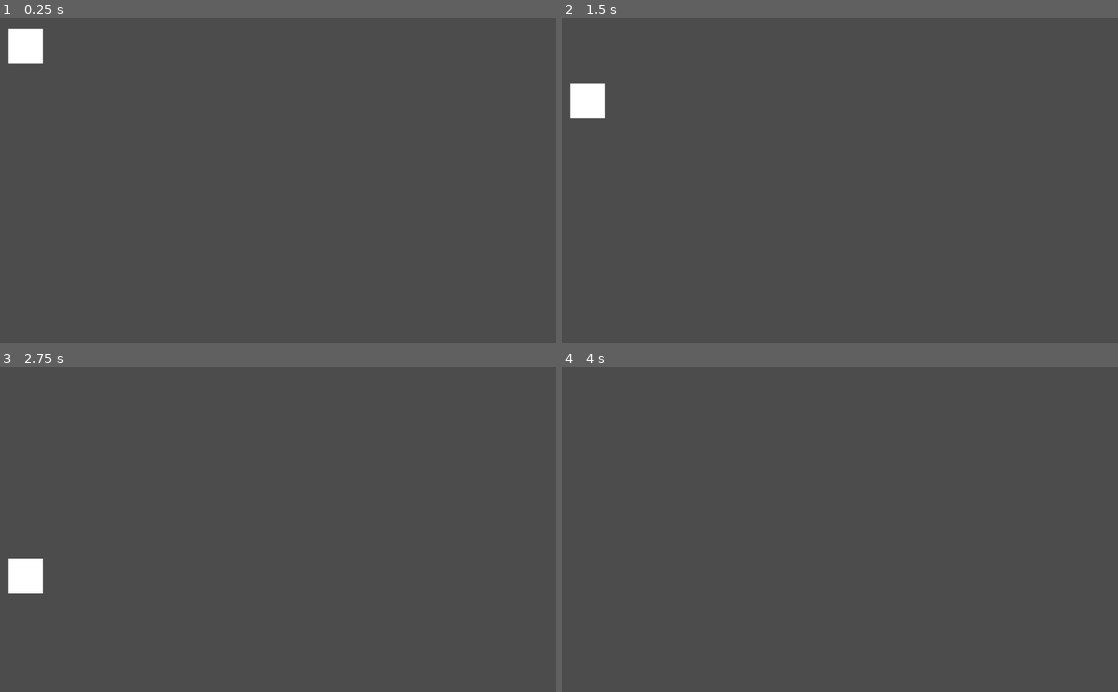
Above: before the commit, frames 1-4 (two rows, left to right).
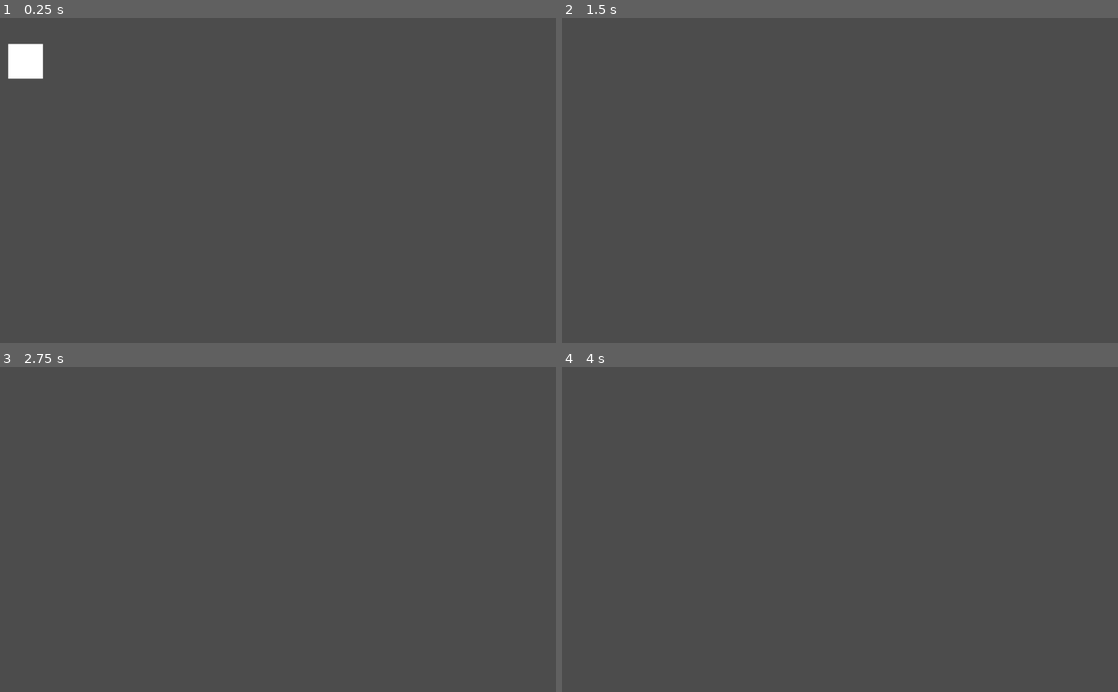
Above: after the commit, the same moments.

Repository: ther0n/Blocki
Game: Godot game, scene res://player.tscn
The game is run twice, just before and just after one commit, with the same random seed, the same clock (stepped at 60 frames per second) and the same inputs. This scene is started directly instead of the project's main scene.
Inputs:
- Up to frame 1 (0.25 s): no input
- Up to frame 2 (1.5 s): no input
- Up to frame 3 (2.75 s): no input
- Up to frame 4 (4 s): no input

The runs differ from the first frame. In frame 1, 0.6% of the frame differs, in the area x 1-8%, y 3-19%; in frame 2, 0.7%, in the area x 1-8%, y 20-31%; in frame 3, 0.7%; in frame 4, nothing differs.

Commit message:
movemnet

Diff:
--- a/player.gd
+++ b/player.gd
@@ -4,9 +4,11 @@
 # Declare member variables here. Examples:
 # var a = 2
 # var b = "text"
-const MOVE_ACCEL = 500.0
-const MOVE_DEACCEL = 500.0
-const MOVE_MAX_VELOCITY = 140.0
+const MOVE_ACCEL = 1000.0
+const MOVE_DEACCEL = 2000.0
+const MOVE_FALL = 1000.0
+const MOVE_MAX_VELOCITY = 3000.0
+const JUMP_VELOCITY = 380
 var device_id = -1
 
 
@@ -20,11 +22,21 @@
 	var step = state.get_step()
 
 	# Get the controls.
-	var move_x = Input.get_joy_axis(device_id, 0)
-	#var move_right = Input.is_action_pressed("player_right")
+
+	var move_x = Input.get_joy_axis(device_id, JOY_AXIS_0)
+	var move_y = Input.get_joy_axis(device_id, JOY_AXIS_1)
+	var jump = Input.is_joy_button_pressed(device_id, JOY_BUTTON_0)
 
 	if abs(lv.x) < MOVE_MAX_VELOCITY:
+		if sign(lv.x) != sign(move_x):
+			lv.x += move_x * MOVE_DEACCEL * step
 		lv.x += move_x * MOVE_ACCEL * step
+
+	if move_y > 0:
+		lv.y += move_y * MOVE_FALL * step
+
+	if jump:
+		lv.y = -JUMP_VELOCITY
 
 	state.set_linear_velocity(lv)
 
--- a/player.tscn
+++ b/player.tscn
@@ -7,6 +7,7 @@
 
 [node name="Player" type="RigidBody2D"]
 position = Vector2( 47, 49 )
+gravity_scale = 11.0
 script = ExtResource( 1 )
 
 [node name="Polygon2D" type="Polygon2D" parent="."]
Not shown: 2 places in test.tscn that only renumber resources
